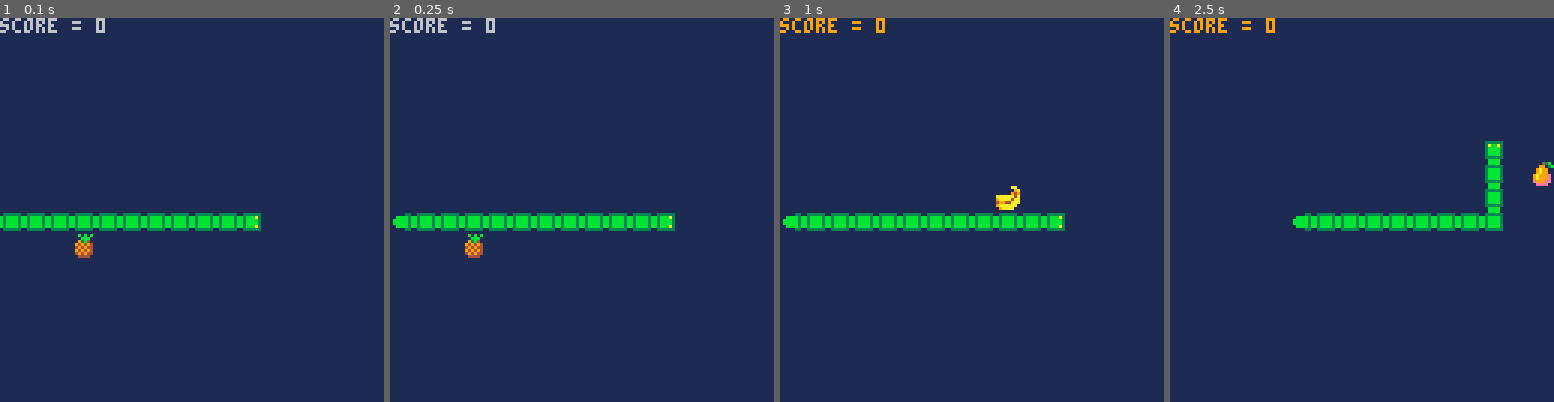
Above: before the commit, frames 1-4 (left to right).
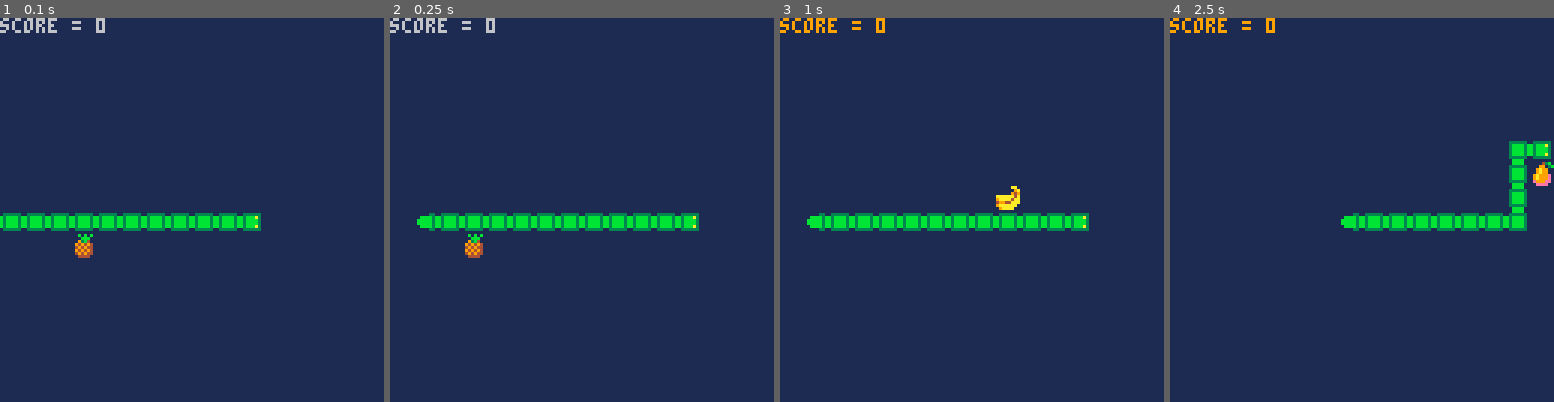
Above: after the commit, the same moments.

Repository: kakardo/Pico-8
Game: PICO-8 cartridge game carts/01 grone orm (snake clone)/snake.p8
Same seed, same stepped clock (60 frames per second), same inputs: the game is played once before the commit and once after it.
Inputs:
- Up to frame 1 (0.1 s): no input
- Up to frame 2 (0.25 s): no input
- Up to frame 3 (1 s): tap X (X key) at 0.33 s; tap O (Z key) at 0.7 s
- Up to frame 4 (2.5 s): tap X (X key) at 1.07, 1.85 s; hold Right 1.6-2.1 s; tap O (Z key) at 1.7, 2.1 s; hold Up 2.15-2.42 s; hold Right from 2.47 s (still down)

Frame 1 is identical in both runs. In frame 2, 0.6% of the frame differs, in the area x 0-81%, y 50-56%; in frame 3, 0.6%; in frame 4, 2.7%, in the area x 32-100%, y 32-56%.

Commit message:
Made score related code its own file: score.lua

Diff:
--- a/game carts/01 grone orm (snake clone)/fruit.lua
+++ b/game carts/01 grone orm (snake clone)/fruit.lua
@@ -92,8 +92,6 @@
 	return true
 end
 
-
-
 function draw_fruit()
 	spr(current_fruit, fruit.x, fruit.y)
 end
--- a/game carts/01 grone orm (snake clone)/main.lua
+++ b/game carts/01 grone orm (snake clone)/main.lua
@@ -55,7 +55,7 @@
 step = 1
 
 -- game loop tick
-tick_goal = 4 -- Default = 4, Testing = 15
+tick_goal = 3 -- Default = 4, Testing = 15
 tick_count = 0
 
 score = 0
@@ -124,38 +124,4 @@
 	update_next_dir(head.dir)  -- Buffered turn clear
 end
 
-function print_centered(str, x, y, color)
-	local x_centered = x - #str * 2
-	local y_centered = y - 3 --Half string height
-	print(str, x_centered, y_centered, color)
-end
-
-
--- HISCORE
-
-function load_score()
-	for i = 1, 5 do
-		hiscore[i] = dget(i-1) or 0
-	end
-end
-
-function save_score()
-	for i = 1, 5 do
-		dset(i-1, hiscore[i])
-	end
-end
-
-function submite_score(new_score)
-	for i = 1, 5 do
-		if new_score > hiscore[i] then
-			for j = 5, i+1, -1 do
-				hiscore[j] = hiscore[j-1]
-			end
-			hiscore[i] = new_score
-			save_score()
-			return
-		end
-	end
-end
-
-// LAST_LINE_OF_MAIN_LUA
+-- LAST_LINE_OF_MAIN_LUA
--- /dev/null
+++ b/game carts/01 grone orm (snake clone)/score.lua
@@ -0,0 +1,33 @@
+--[[ SCORE.LUA
+	@date 2025-10-26
+]]--
+score = 0
+hiscore = {0, 0, 0, 0, 0}
+score_saved = false
+
+function load_score()
+	for i = 1, 5 do
+		hiscore[i] = dget(i-1) or 0
+	end
+end
+
+function save_score()
+	for i = 1, 5 do
+		dset(i-1, hiscore[i])
+	end
+end
+
+function submite_score(new_score)
+	for i = 1, 5 do
+		if new_score > hiscore[i] then
+			for j = 5, i+1, -1 do
+				hiscore[j] = hiscore[j-1]
+			end
+			hiscore[i] = new_score
+			save_score()
+			return
+		end
+	end
+end
+
+-- LAST_LINE_OF_SCORE_LUA
--- a/game carts/01 grone orm (snake clone)/snake.p8
+++ b/game carts/01 grone orm (snake clone)/snake.p8
@@ -10,6 +10,7 @@
 #include movement.lua
 #include debug/debug.lua
 #include ui.lua
+#include score.lua
 -->8
 function check_x(dir,cor)
 	if (btn(dir))	then
--- a/game carts/01 grone orm (snake clone)/ui.lua
+++ b/game carts/01 grone orm (snake clone)/ui.lua
@@ -33,4 +33,10 @@
   print(name, x+48, y, color) -- space check
 end
 
+function print_centered(str, x, y, color)
+	local x_centered = x - #str * 2
+	local y_centered = y - 3 --Half string height
+	print(str, x_centered, y_centered, color)
+end
+
 -- LAST_LINE_OF_UI_LUA
